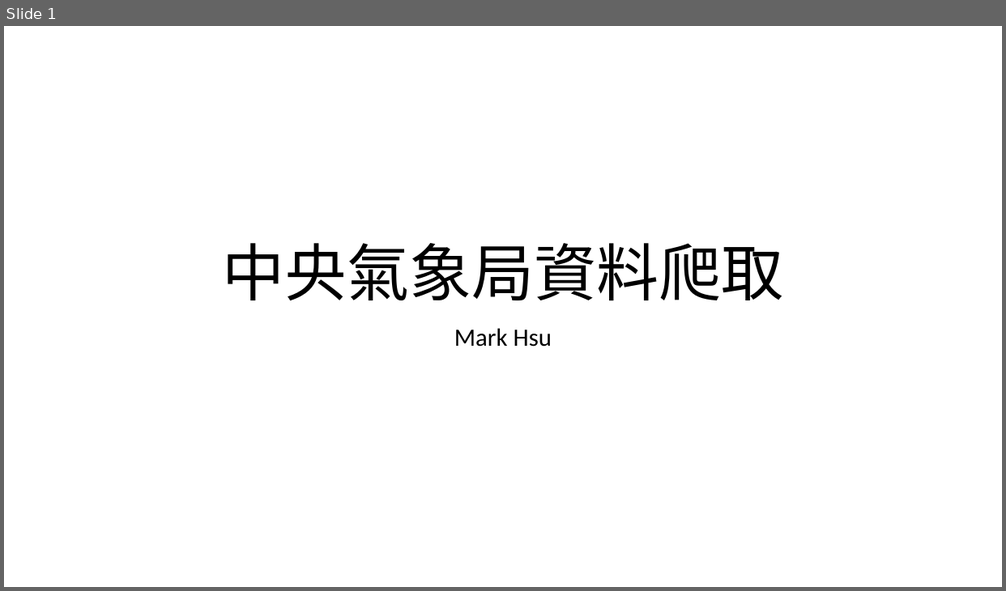
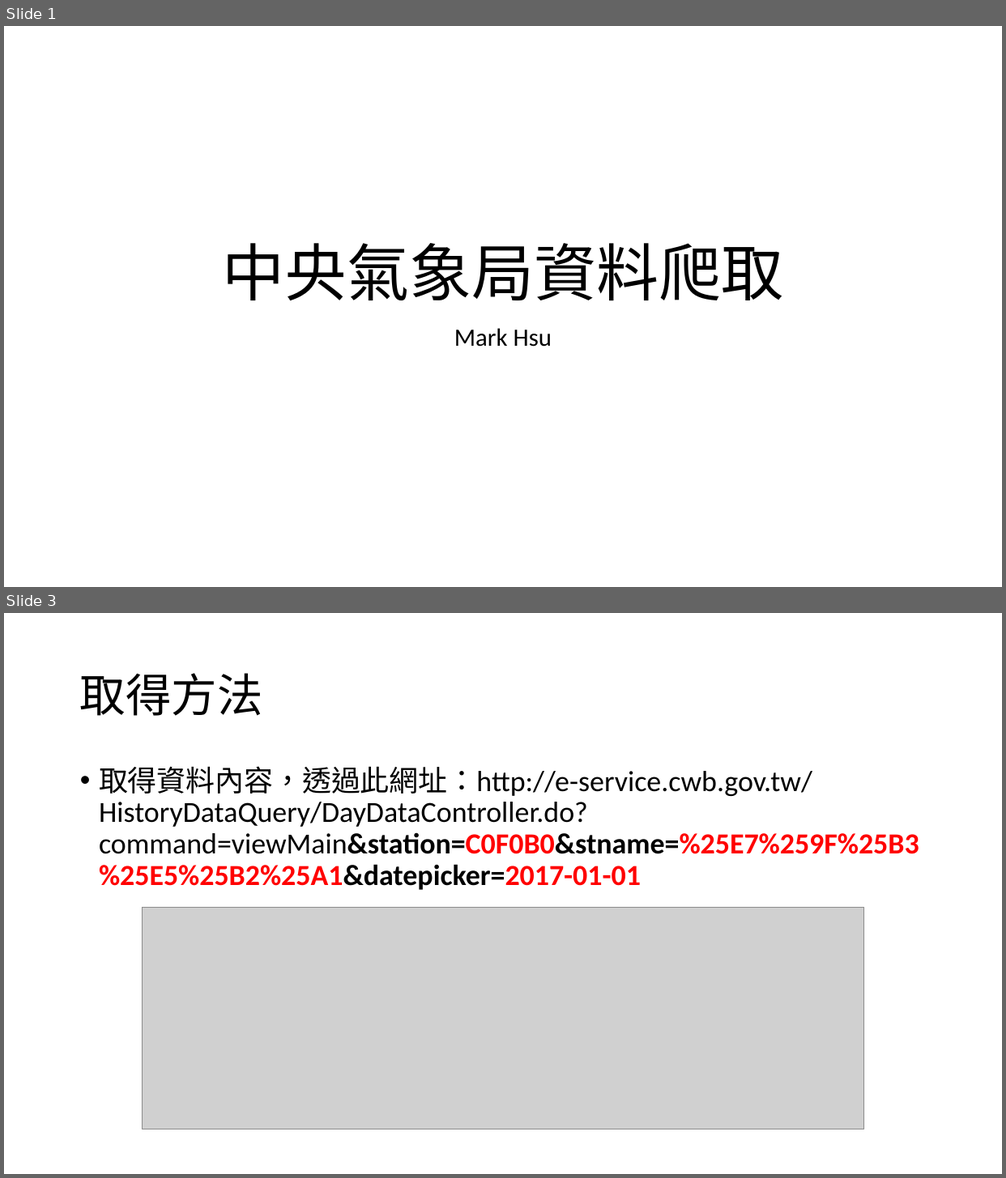
Before and after one commit to Mark-YH/CWB_Data, a slide deck: slide/CWBData.pptx. Shown one above the other, each under a label of ours: slide 1 before the commit, slides 1 and 3 after it; the slides between them are not shown. The pictures are 1006x591 and 1006x1178 pixels, drawn with LibreOffice and Linux fonts; fonts in the diff are those of the drawing; grey boxes stand for pictures. Boxes give left, top, right and bottom in pixels: in the first picture for what was removed or moved away, otherwise in the second. Text is boxed around its words. In the diff, an @@ line names an element or a change of style, - is before the commit and + after.

```diff
--- a/slide/CWBData.pptx
+++ b/slide/CWBData.pptx
@@ slide 3 added at [4,613,1002,1174], background #FFFFFF @@
@@ title added at [80,673,263,716], 44 pt, text #000000 @@
+取得方法
@@ text added at [99,766,919,890], 28 pt, text #000000 @@
+• 取得資料內容，透過此網址：http://e-service.cwb.gov.tw/HistoryDataQuery/DayDataController.do?command=viewMain&station=C0F0B0&stname=%25E7%259F%25B3%25E5%25B2%25A1&datepicker=2017-01-01
@@ picture added at [142,908,864,1131] @@
```
Also in this commit, not shown: 1 slide changed, 1 other slide added.
